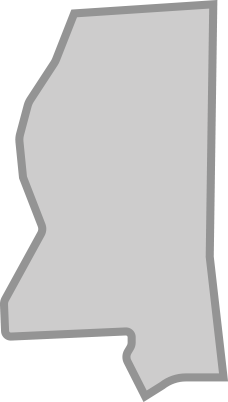
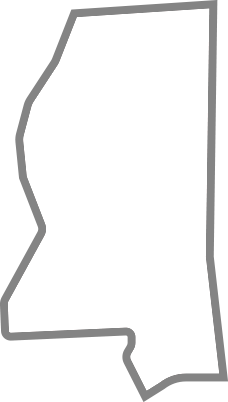
Revision of a layered 228×402 image; what changed, layer by layer:
pixels changed over [0, 0, 228, 402] (layer not identified)
